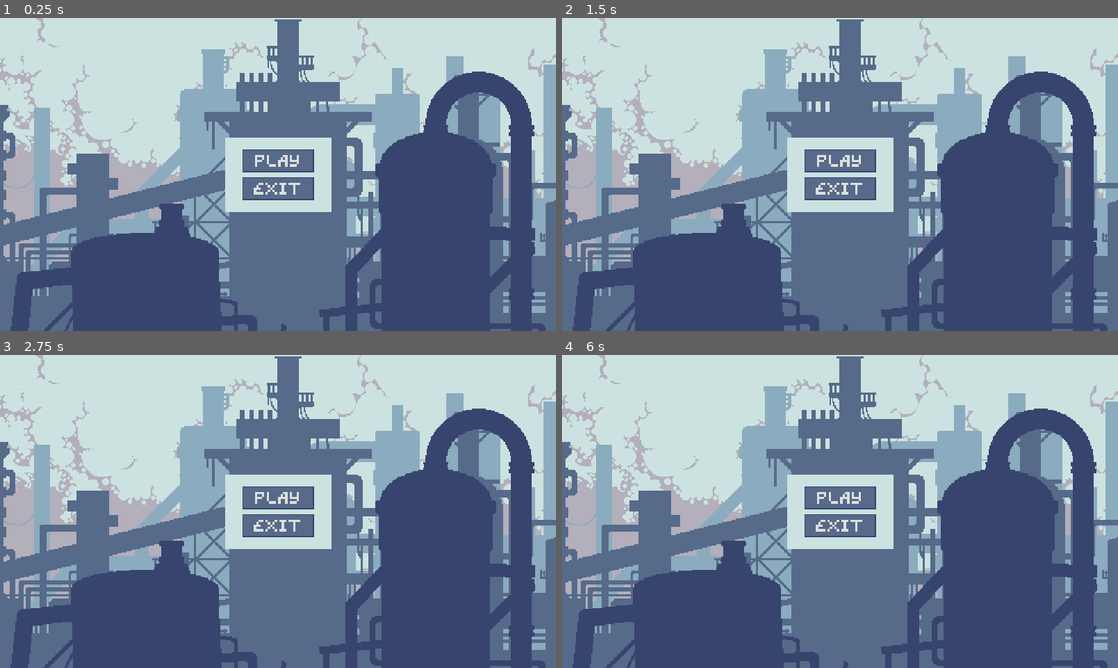
Above: before the commit, frames 1-4 (two rows, left to right).
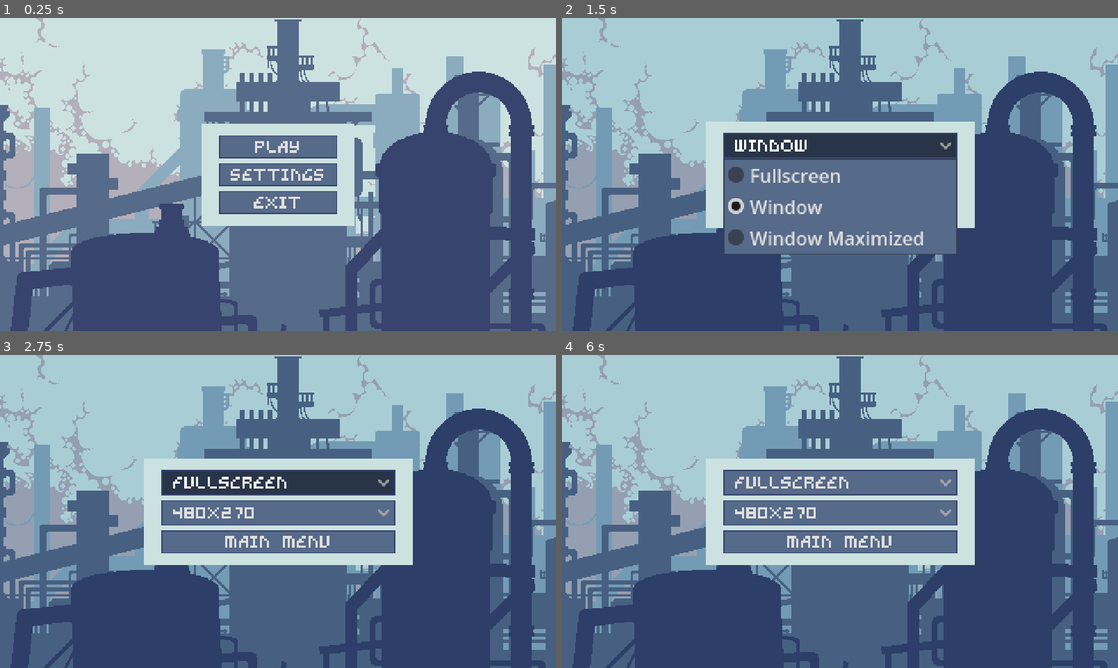
Above: after the commit, the same moments.

Repository: joacko23/GangstasLife
Game: Godot game, scene res://ui/main_menu_screen.tscn
Two runs of this game, one before a commit and one after it. Both use one fixed random seed, a clock stepped at 60 frames per second and the inputs below.
Inputs (mouse positions are in pixels of both pictures, inside the frame that each line leads up to):
- Up to frame 1 (0.25 s): no input
- Up to frame 2 (1.5 s): click (840, 174) at 0.5 s, where only the run after the commit has a clickable "SETTINGS"; click (840, 146) at 1.25 s, where only the run after the commit has a clickable "Window"
- Up to frame 3 (2.75 s): click (278, 511) at 2 s, where only the run after the commit has a clickable "480x270"
- Up to frame 4 (6 s): click (840, 542) at 2.75 s, where only the run after the commit has a clickable "MAIN MENU"; click "PLAY" at 3.5 s; click (1101, 373) at 4.25 s; click "MAIN MENU" at 5 s; click (840, 511) at 5.75 s, where only the run after the commit has a clickable "SETTINGS"

The runs differ from the first frame. In frame 1, 7.2% of the frame differs, in the area x 36-64%, y 33-67%; in frame 2, 43%, in the area x 0-100%, y 0-82%; in frame 3, 42%; in frame 4, 41%.

Commit message:
Settings menu con Settings manager

Diff:
--- a/project.godot
+++ b/project.godot
@@ -20,6 +20,7 @@
 HealthManager="*res://scripts/health_manager.gd"
 CollectiblesManager="*res://scripts/collectibles_manager.gd"
 GameManager="*res://scripts/game_manager.gd"
+SettingsManager="*res://scripts/settings_manager.gd"
 
 [display]
 
--- a/scripts/game_manager.gd
+++ b/scripts/game_manager.gd
@@ -6,6 +6,7 @@
 func _ready():
 	RenderingServer.set_default_clear_color(Color(0.33, 0.41, 0.53, 1.00))
 
+	SettingsManager.load_settings()
 
 func start_game():
 	if get_tree().paused:
--- /dev/null
+++ b/scripts/settings_manager.gd
@@ -0,0 +1,51 @@
+extends Node
+
+var settings_data : SettingsDataResource
+
+#		%APPDATA%\Godot\app_userdata\Chronobot\game_data
+var save_settings_path = "user://game_data/"
+var save_file_name = "settings_data.tres"
+
+
+func load_settings():
+	if !DirAccess.dir_exists_absolute(save_settings_path):
+		DirAccess.make_dir_absolute(save_settings_path)
+
+	if ResourceLoader.exists(save_settings_path + save_file_name):
+		settings_data = ResourceLoader.load(save_settings_path + save_file_name)
+
+	if settings_data == null:
+		settings_data = SettingsDataResource.new()
+
+	if settings_data != null:
+		set_window_mode(settings_data.window_mode, settings_data.window_mode_index)
+		set_resolution(settings_data.resolution, settings_data.resolution_index)
+
+
+func set_window_mode(window_mode : int, window_mode_index : int):
+	match window_mode:
+		DisplayServer.WINDOW_MODE_FULLSCREEN:
+			DisplayServer.window_set_mode(DisplayServer.WINDOW_MODE_FULLSCREEN)
+		DisplayServer.WINDOW_MODE_WINDOWED:
+			DisplayServer.window_set_mode(DisplayServer.WINDOW_MODE_WINDOWED)
+		DisplayServer.WINDOW_MODE_MAXIMIZED:
+			DisplayServer.window_set_mode(DisplayServer.WINDOW_MODE_MAXIMIZED)
+		_:
+			DisplayServer.window_set_mode(DisplayServer.WINDOW_MODE_WINDOWED)
+
+	settings_data.window_mode = window_mode
+	settings_data.window_mode_index = window_mode_index
+
+
+func set_resolution(resolution : Vector2i, resolution_index : int):
+	get_tree().root.content_scale_size = resolution
+	settings_data.resolution = resolution
+	settings_data.resolution_index = resolution_index
+
+
+func get_settings() -> SettingsDataResource:
+	return settings_data
+
+
+func save_settings():
+	ResourceSaver.save(settings_data, save_settings_path + save_file_name)
--- a/ui/main_menu_screen.gd
+++ b/ui/main_menu_screen.gd
@@ -1,6 +1,6 @@
 extends CanvasLayer
 
-
+var settings_menu_screen = preload("res://ui/settings_menu_screen.tscn")
 
 func _on_play_button_pressed():
 	GameManager.start_game()
@@ -9,3 +9,8 @@
 
 func _on_exit_button_pressed():
 	GameManager.exit_game()
+
+
+func _on_settings_button_2_pressed():
+	var settings_menu_screen_instance = settings_menu_screen.instantiate()
+	get_tree().get_root().add_child(settings_menu_screen_instance)
--- a/ui/main_menu_screen.tscn
+++ b/ui/main_menu_screen.tscn
@@ -45,9 +45,15 @@
 text = "PLAY
 "
 
+[node name="SettingsButton2" type="Button" parent="MarginContainer/PanelContainer/MarginContainer/VBoxContainer"]
+layout_mode = 2
+text = "SETTINGS
+"
+
 [node name="ExitButton" type="Button" parent="MarginContainer/PanelContainer/MarginContainer/VBoxContainer"]
 layout_mode = 2
 text = "EXIT"
 
 [connection signal="pressed" from="MarginContainer/PanelContainer/MarginContainer/VBoxContainer/PlayButton" to="." method="_on_play_button_pressed"]
+[connection signal="pressed" from="MarginContainer/PanelContainer/MarginContainer/VBoxContainer/SettingsButton2" to="." method="_on_settings_button_2_pressed"]
 [connection signal="pressed" from="MarginContainer/PanelContainer/MarginContainer/VBoxContainer/ExitButton" to="." method="_on_exit_button_pressed"]
--- /dev/null
+++ b/ui/settings_data_resource.gd
@@ -0,0 +1,7 @@
+extends Resource
+class_name SettingsDataResource
+
+@export var window_mode : int = 0
+@export var window_mode_index : int = 1
+@export var resolution : Vector2i = Vector2i(480,270)
+@export var resolution_index : int = 1
--- /dev/null
+++ b/ui/settings_menu_screen.gd
@@ -0,0 +1,44 @@
+extends CanvasLayer
+@onready var window_mode_options_button = $MarginContainer/PanelContainer/MarginContainer/VBoxContainer/WindowModeOptionsButton
+@onready var resolution_option_button = $MarginContainer/PanelContainer/MarginContainer/VBoxContainer/ResolutionOptionButton
+
+var windows_modes : Dictionary = {"Fullscreen" : DisplayServer.WINDOW_MODE_FULLSCREEN,
+								 "Window" : DisplayServer.WINDOW_MODE_WINDOWED,
+								 "Window Maximized" : DisplayServer.WINDOW_MODE_MAXIMIZED }
+
+var resolutions : Dictionary = {"320x180" : Vector2i(320, 180),
+								 "480x270" : Vector2i(480, 270),
+								 "640x360" : Vector2i(640, 360),
+								 "854x480" : Vector2i(854, 480),
+								 "1280x720" : Vector2i(1280, 720) }
+
+func _ready():
+	for window_mode in windows_modes:
+		window_mode_options_button.add_item(window_mode)
+
+	for resolution in resolutions:
+		resolution_option_button.add_item(resolution)
+
+	initialize_controls()
+
+
+func initialize_controls():
+	SettingsManager.load_settings()
+	var settings_data : SettingsDataResource = SettingsManager.get_settings()
+	window_mode_options_button.selected = settings_data.window_mode_index
+	resolution_option_button.selected = settings_data.resolution_index
+
+
+func _on_window_mode_options_button_item_selected(index):
+	var window_mode = windows_modes.get(window_mode_options_button.get_item_text(index)) as int
+	SettingsManager.set_window_mode(window_mode, index)
+
+
+func _on_resolution_option_button_item_selected(index):
+	var resolution = resolutions.get(resolution_option_button.get_item_text(index)) as Vector2i
+	SettingsManager.set_resolution(resolution, index)
+
+
+func _on_main_menu_button_pressed():
+	SettingsManager.save_settings()
+	queue_free()
--- /dev/null
+++ b/ui/settings_menu_screen.tscn
@@ -0,0 +1,56 @@
+[gd_scene load_steps=4 format=3 uid="uid://bakbjc15v1d3v"]
+
+[ext_resource type="Script" path="res://ui/settings_menu_screen.gd" id="1_gskye"]
+[ext_resource type="Texture2D" uid="uid://b4gknws3c3bmr" path="res://ui/Background.png" id="2_a4g67"]
+[ext_resource type="Theme" uid="uid://c8qr773vgijij" path="res://ui/theme/game_theme.tres" id="3_lyad5"]
+
+[node name="SettingsMenuScreen" type="CanvasLayer"]
+process_mode = 3
+layer = 2
+script = ExtResource("1_gskye")
+
+[node name="TextureRect" type="TextureRect" parent="."]
+modulate = Color(0.626028, 0.800257, 0.883798, 0.462745)
+anchors_preset = 15
+anchor_right = 1.0
+anchor_bottom = 1.0
+grow_horizontal = 2
+grow_vertical = 2
+texture = ExtResource("2_a4g67")
+
+[node name="MarginContainer" type="MarginContainer" parent="."]
+anchors_preset = 15
+anchor_right = 1.0
+anchor_bottom = 1.0
+grow_horizontal = 2
+grow_vertical = 2
+theme = ExtResource("3_lyad5")
+
+[node name="PanelContainer" type="PanelContainer" parent="MarginContainer"]
+layout_mode = 2
+size_flags_horizontal = 4
+size_flags_vertical = 4
+
+[node name="MarginContainer" type="MarginContainer" parent="MarginContainer/PanelContainer"]
+layout_mode = 2
+theme_override_constants/margin_left = 15
+theme_override_constants/margin_top = 10
+theme_override_constants/margin_right = 15
+theme_override_constants/margin_bottom = 10
+
+[node name="VBoxContainer" type="VBoxContainer" parent="MarginContainer/PanelContainer/MarginContainer"]
+layout_mode = 2
+
+[node name="WindowModeOptionsButton" type="OptionButton" parent="MarginContainer/PanelContainer/MarginContainer/VBoxContainer"]
+layout_mode = 2
+
+[node name="ResolutionOptionButton" type="OptionButton" parent="MarginContainer/PanelContainer/MarginContainer/VBoxContainer"]
+layout_mode = 2
+
+[node name="MainMenuButton" type="Button" parent="MarginContainer/PanelContainer/MarginContainer/VBoxContainer"]
+layout_mode = 2
+text = "MAIN MENU"
+
+[connection signal="item_selected" from="MarginContainer/PanelContainer/MarginContainer/VBoxContainer/WindowModeOptionsButton" to="." method="_on_window_mode_options_button_item_selected"]
+[connection signal="item_selected" from="MarginContainer/PanelContainer/MarginContainer/VBoxContainer/ResolutionOptionButton" to="." method="_on_resolution_option_button_item_selected"]
+[connection signal="pressed" from="MarginContainer/PanelContainer/MarginContainer/VBoxContainer/MainMenuButton" to="." method="_on_main_menu_button_pressed"]
--- a/ui/theme/game_theme.tres
+++ b/ui/theme/game_theme.tres
@@ -65,6 +65,17 @@
 [sub_resource type="StyleBoxFlat" id="StyleBoxFlat_rqxt8"]
 bg_color = Color(0.8, 0.886275, 0.882353, 1)
 
+[sub_resource type="StyleBoxFlat" id="StyleBoxFlat_nbt37"]
+bg_color = Color(0.392157, 0.490196, 0.521569, 1)
+
+[sub_resource type="StyleBoxFlat" id="StyleBoxFlat_u7mr2"]
+bg_color = Color(0.337255, 0.415686, 0.537255, 1)
+border_width_left = 1
+border_width_top = 1
+border_width_right = 1
+border_width_bottom = 1
+border_color = Color(0.223529, 0.258824, 0.337255, 1)
+
 [resource]
 Button/font_sizes/font_size = 10
 Button/fonts/font = ExtResource("1_wmw1n")
@@ -78,3 +89,5 @@
 MarginContainer/constants/margin_right = 10
 MarginContainer/constants/margin_top = 10
 PanelContainer/styles/panel = SubResource("StyleBoxFlat_rqxt8")
+PopupMenu/styles/hover = SubResource("StyleBoxFlat_nbt37")
+PopupMenu/styles/panel = SubResource("StyleBoxFlat_u7mr2")
Not shown: 1 places in ui/theme/game_theme.tres that only renumber resources
